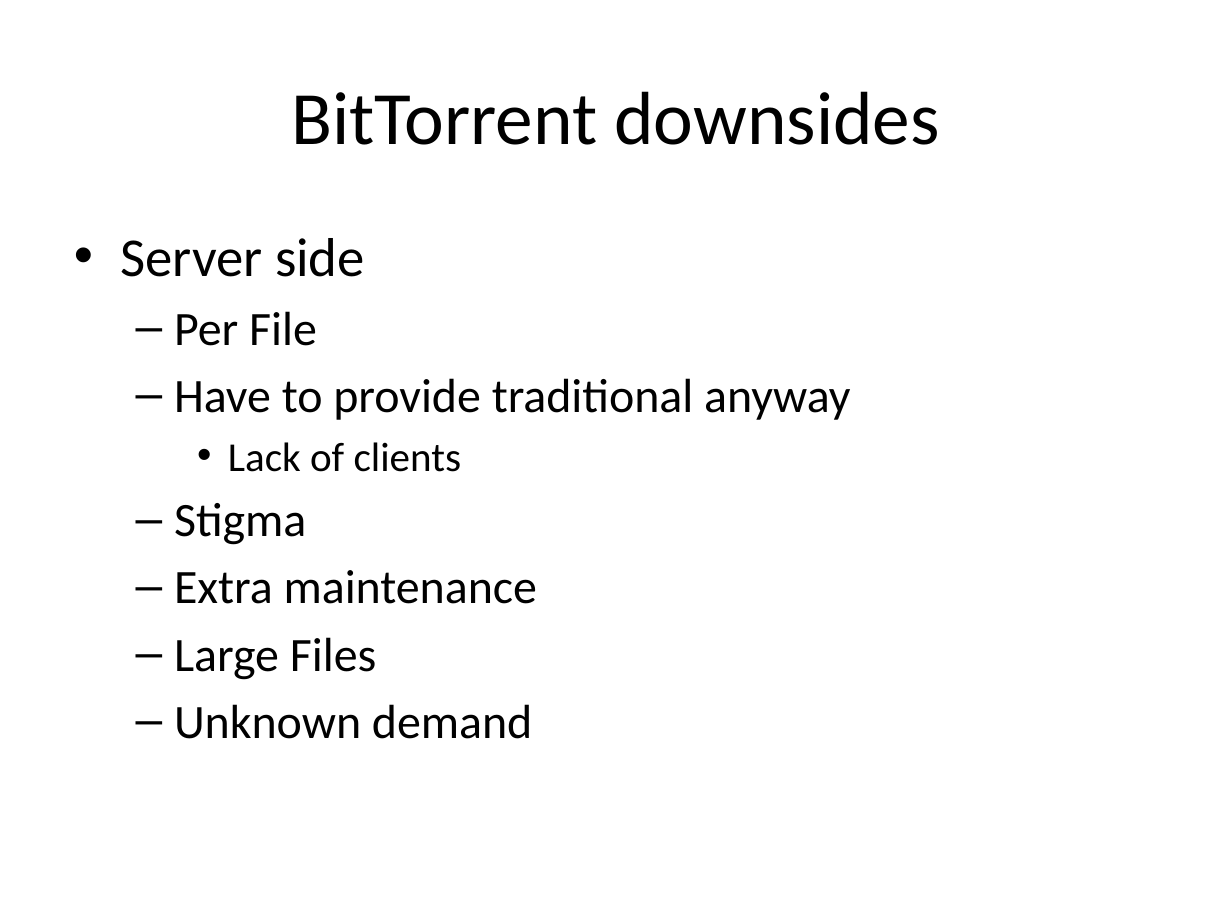
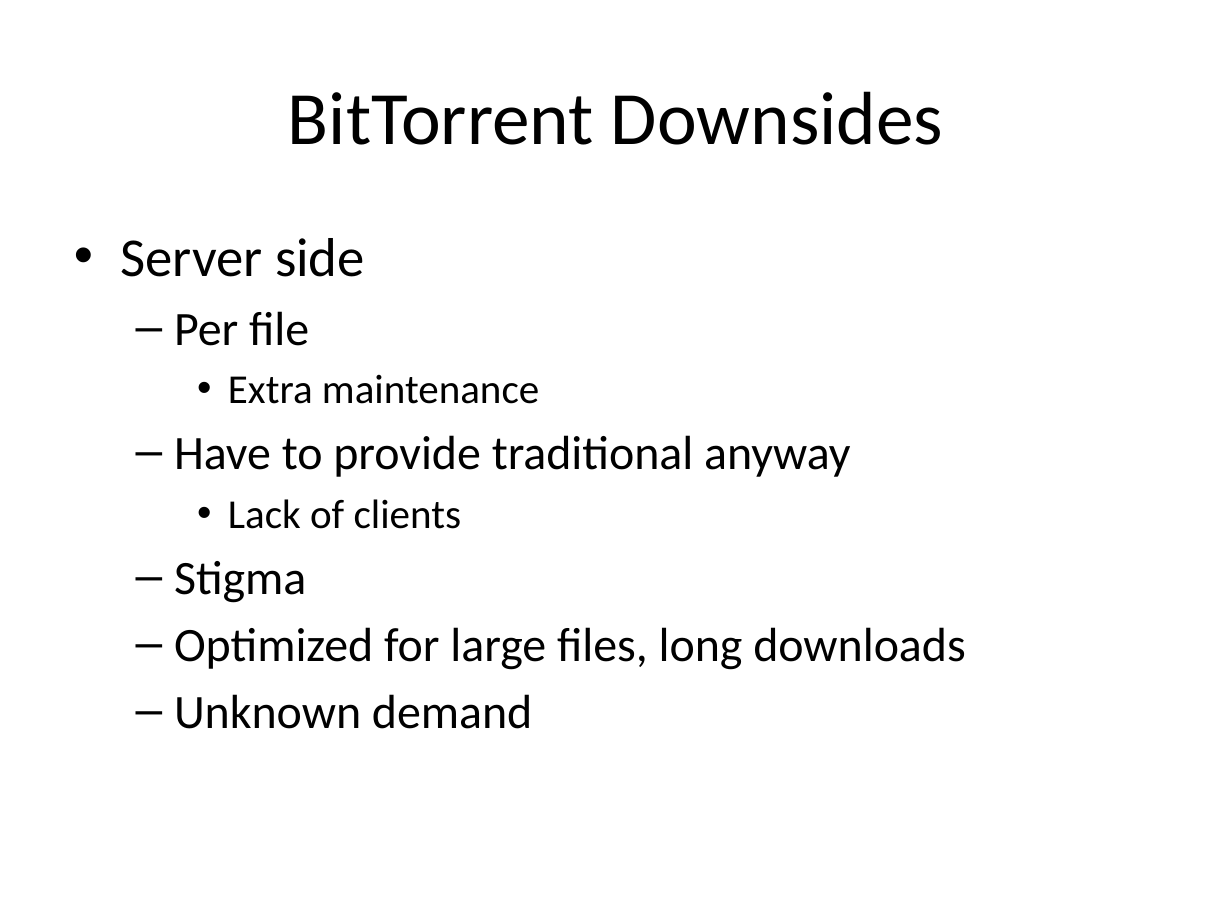
Before and after one commit to rdp/p2pwebclient, a slide deck: slide 7 of thesis_presentation/How to Make the Internet Faster.pptx (slide 8 before the commit). Drawn at 1232x924 pixels with LibreOffice and Linux fonts; fonts in the diff are those of the drawing. Boxes give left, top, right and bottom in pixels: in the first picture for what was removed or moved away, otherwise in the second. Text is boxed around its words. In the diff, an @@ line names an element or a change of style, - is before the commit and + after.

```diff
--- a/thesis_presentation/How to Make the Internet Faster.pptx
+++ b/thesis_presentation/How to Make the Internet Faster.pptx
@@ title at bbox=[288, 91, 943, 145]: text changed @@
-BitTorrent downsides
+BitTorrent Downsides
@@ text at bbox=[174, 311, 539, 404]: text changed; size 28 to 24 pt @@
-  – Per File
+  – Per file
+    • Extra maintenance
@@ text at bbox=[174, 627, 965, 670]: text changed @@
-  – Extra maintenance
-  – Large Files
+  – Optimized for large files, long downloads
```
Also in this commit, not shown: 29 other slides changed, 2 slides added, 2 slides removed, 2 other files.
